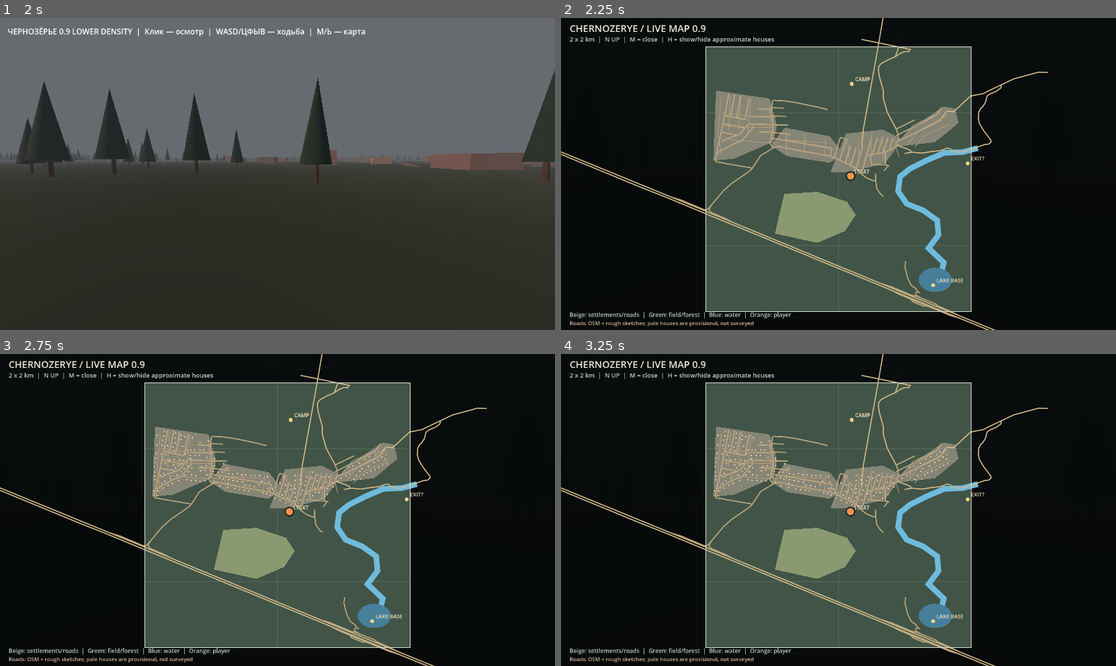
Above: before the commit, frames 1-4 (two rows, left to right).
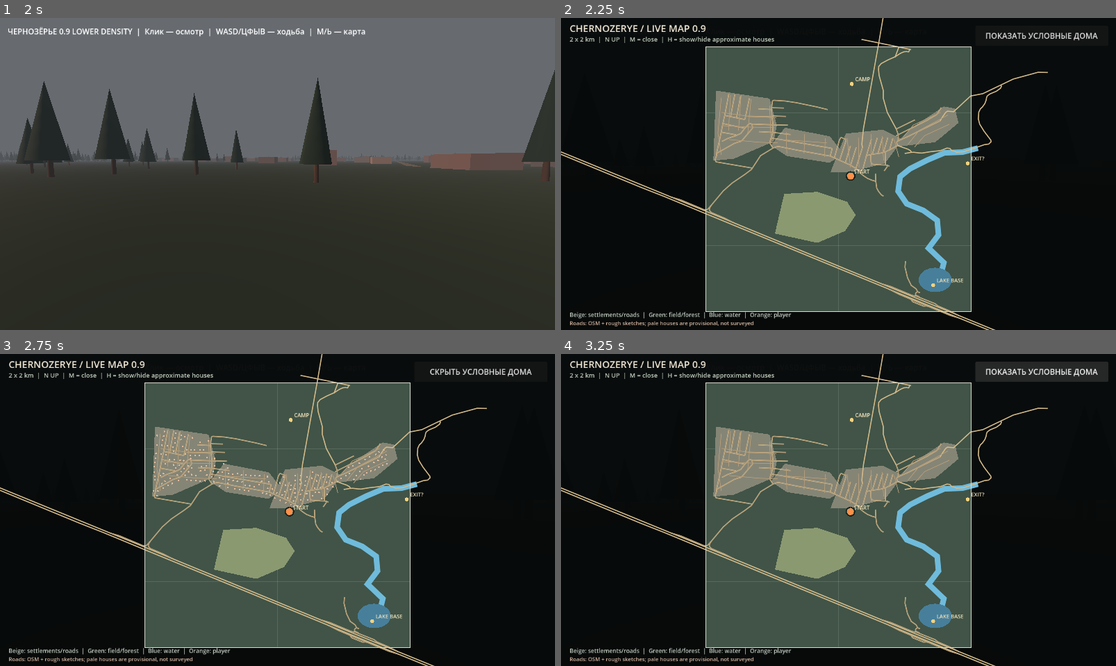
Above: after the commit, the same moments.

Repository: blacklambcult/chernozerye
Game: Godot game, scene res://main.tscn
Two runs of this game, one before a commit and one after it. Both use one fixed random seed, a clock stepped at 60 frames per second and the inputs below.
Inputs (mouse positions are in pixels of both pictures, inside the frame that each line leads up to):
- Up to frame 1 (2 s): tap Enter at 0.5 s; move the mouse to (399, 158) at 0.52 s; hold D 0.53-1.28 s; tap H at 0.6, 1.35 s; click (399, 158) at 0.67 s; tap Space at 0.77, 1.52 s; move the mouse to (249, 174) at 1.27 s; hold W from 1.28 s (still down)
- Up to frame 2 (2.25 s): keep holding W; move the mouse to (849, 167) at 2.02 s; tap M at 2.1 s
- Up to frame 3 (2.75 s): keep holding W; tap H at 2.3 s
- Up to frame 4 (3.25 s): release W at 2.75 s; click (1043, 372) at 2.75 s, where only the run after the commit has a clickable "СКРЫТЬ УСЛОВНЫЕ ДОМА"

Frame 1 is identical in both runs. In frame 2, 0.3% of the frame differs, in the area x 76-97%, y 4-8%; in frame 3, 0.2%; in frame 4, 1.8%, in the area x 27-99%, y 2-49%.

Commit message:
ui: add clickable show/hide placeholder buildings button to overhead map

Diff:
--- a/godot/world.gd
+++ b/godot/world.gd
@@ -293,21 +293,41 @@
 
 var overview_layer: CanvasLayer
 var map_panel: Control
+var houses_button: Button
 
 func _create_overview_map() -> void:
     overview_layer = CanvasLayer.new()
+    overview_layer.name = "MapOverlay"
     overview_layer.layer = 15
     overview_layer.visible = false
     add_child(overview_layer)
+    var map_root := Control.new()
+    map_root.set_anchors_and_offsets_preset(Control.PRESET_FULL_RECT)
+    overview_layer.add_child(map_root)
     map_panel = Control.new()
     map_panel.set_script(preload("res://live_map_v08.gd"))
-    overview_layer.add_child(map_panel)
+    map_root.add_child(map_panel)
+    map_panel.set_anchors_and_offsets_preset(Control.PRESET_FULL_RECT)
     var source := JSON.parse_string(FileAccess.get_file_as_string(MAP_FILE))
     var features: Array = []
     if source is Dictionary:
         features = source.get("features", [])
     map_panel.initialize(self, get_node("GeographyBlockoutV07"), get_node("Player"), features)
-    map_panel.set_anchors_and_offsets_preset(Control.PRESET_FULL_RECT)
+    houses_button = Button.new()
+    houses_button.text = "ПОКАЗАТЬ УСЛОВНЫЕ ДОМА"
+    houses_button.set_anchors_preset(Control.PRESET_TOP_RIGHT)
+    houses_button.offset_left = -292.0
+    houses_button.offset_top = 16.0
+    houses_button.offset_right = -16.0
+    houses_button.offset_bottom = 58.0
+    houses_button.pressed.connect(_toggle_houses)
+    map_root.add_child(houses_button)
+
+func _toggle_houses() -> void:
+    var show := not bool(map_panel.get("show_houses"))
+    map_panel.set("show_houses", show)
+    houses_button.text = "СКРЫТЬ УСЛОВНЫЕ ДОМА" if show else "ПОКАЗАТЬ УСЛОВНЫЕ ДОМА"
+    map_panel.queue_redraw()
 
 func _input(event: InputEvent) -> void:
     if event is InputEventKey and event.pressed and not event.echo:
@@ -317,6 +337,5 @@
                 Input.mouse_mode = Input.MOUSE_MODE_VISIBLE
             get_viewport().set_input_as_handled()
         elif overview_layer.visible and (event.physical_keycode == KEY_H or event.keycode == KEY_H or (event.unicode != 0 and char(event.unicode).to_lower() == "р")):
-            map_panel.set("show_houses", not bool(map_panel.get("show_houses")))
-            map_panel.queue_redraw()
+            _toggle_houses()
             get_viewport().set_input_as_handled()
